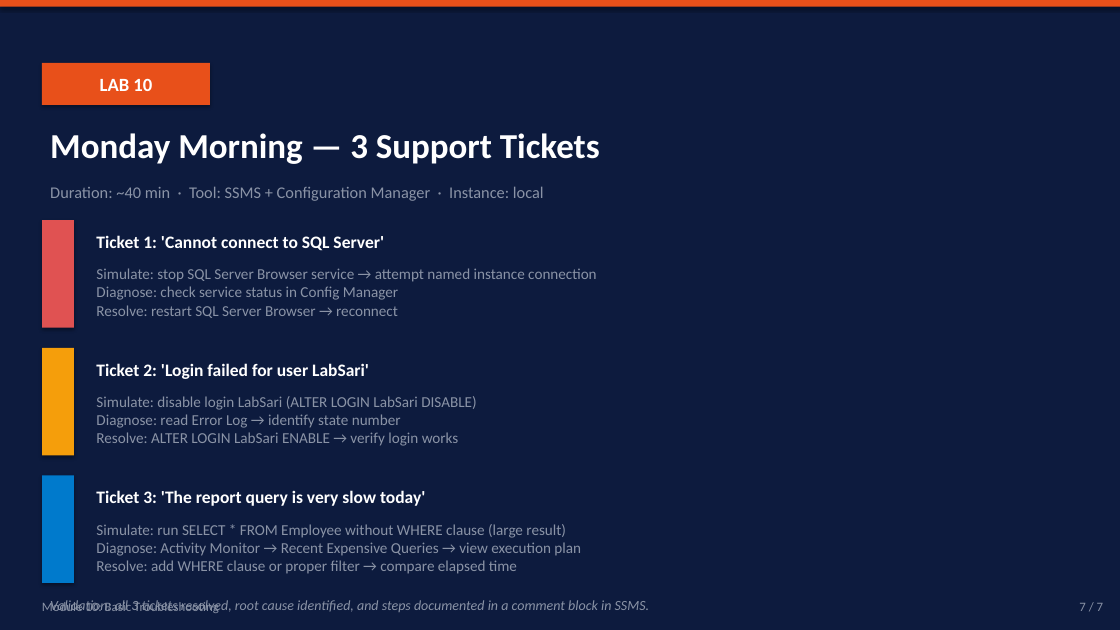
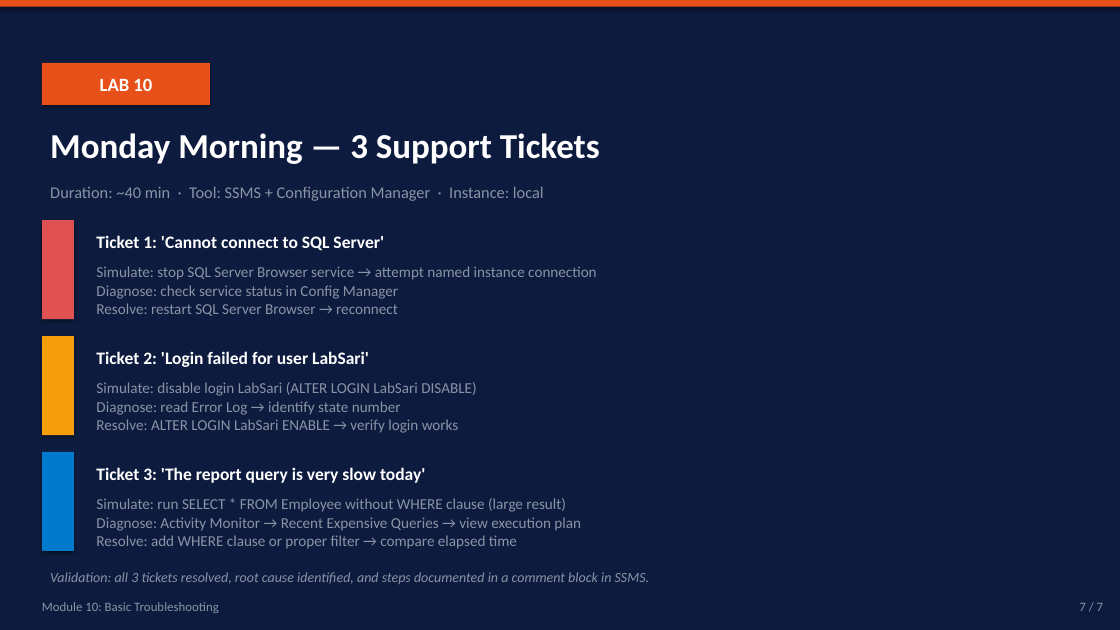
Before and after one commit to albertje8118/Training-SQL-Server-Administrator, a slide deck: slide 7 of contents/Module-10-Basic-Troubleshooting.pptx. Drawn at 1120x630 pixels with LibreOffice and Linux fonts; fonts in the diff are those of the drawing. Boxes give left, top, right and bottom in pixels: in the first picture for what was removed or moved away, otherwise in the second. Text is boxed around its words. In the diff, an @@ line names an element or a change of style, - is before the commit and + after.

Commit message:
Fix layout issues in M10 and M11 slides (footer overlaps, code block overflow)

```diff
--- a/contents/Module-10-Basic-Troubleshooting.pptx
+++ b/contents/Module-10-Basic-Troubleshooting.pptx
@@ rectangle: place and size @@
-rectangle at (42,220,74,328)
+rectangle at (42,220,74,319)
@@ rectangle: place and size @@
-rectangle at (42,348,74,455)
+rectangle at (42,336,74,435)
@@ text "Ticket 2: 'Login failed for ...": place and size @@
-text "Ticket 2: 'Login failed for ..." at (96,363,369,379)
+text "Ticket 2: 'Login failed for ..." at (96,351,369,367)
@@ text "Simulate: disable login LabSari (ALTER ...": place and size @@
-text "Simulate: disable login LabSari (ALTER ..." at (96,396,476,446)
+text "Simulate: disable login LabSari (ALTER ..." at (96,382,476,433)
@@ rectangle: place and size @@
-rectangle at (42,476,74,583)
+rectangle at (42,452,74,551)
@@ text "Ticket 3: 'The report query ...": place and size @@
-text "Ticket 3: 'The report query ..." at (96,490,425,506)
+text "Ticket 3: 'The report query ..." at (96,467,425,483)
@@ text "Simulate: run SELECT * FROM ...": place and size @@
-text "Simulate: run SELECT * FROM ..." at (96,524,581,574)
+text "Simulate: run SELECT * FROM ..." at (96,498,581,549)
@@ text "Validation: all 3 tickets resolved, ...": place and size @@
-text "Validation: all 3 tickets resolved, ..." at (50,600,649,613)
+text "Validation: all 3 tickets resolved, ..." at (50,572,649,584)
```
Also in this commit, not shown: 1 other slide changed, 3 other files.
